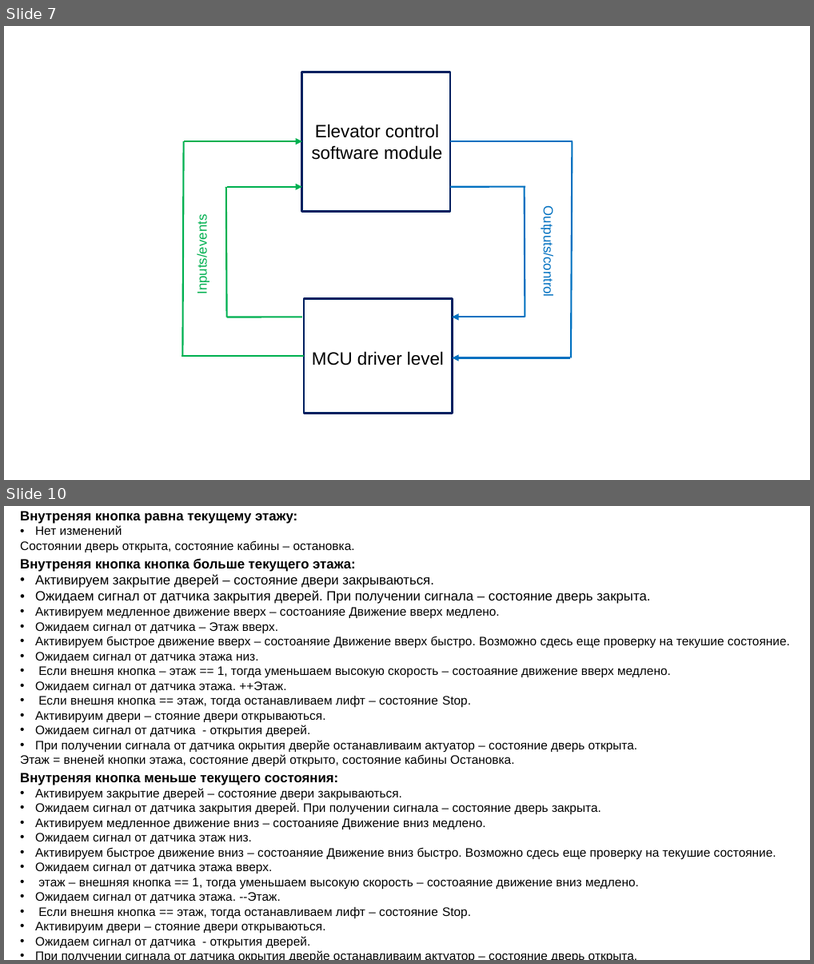
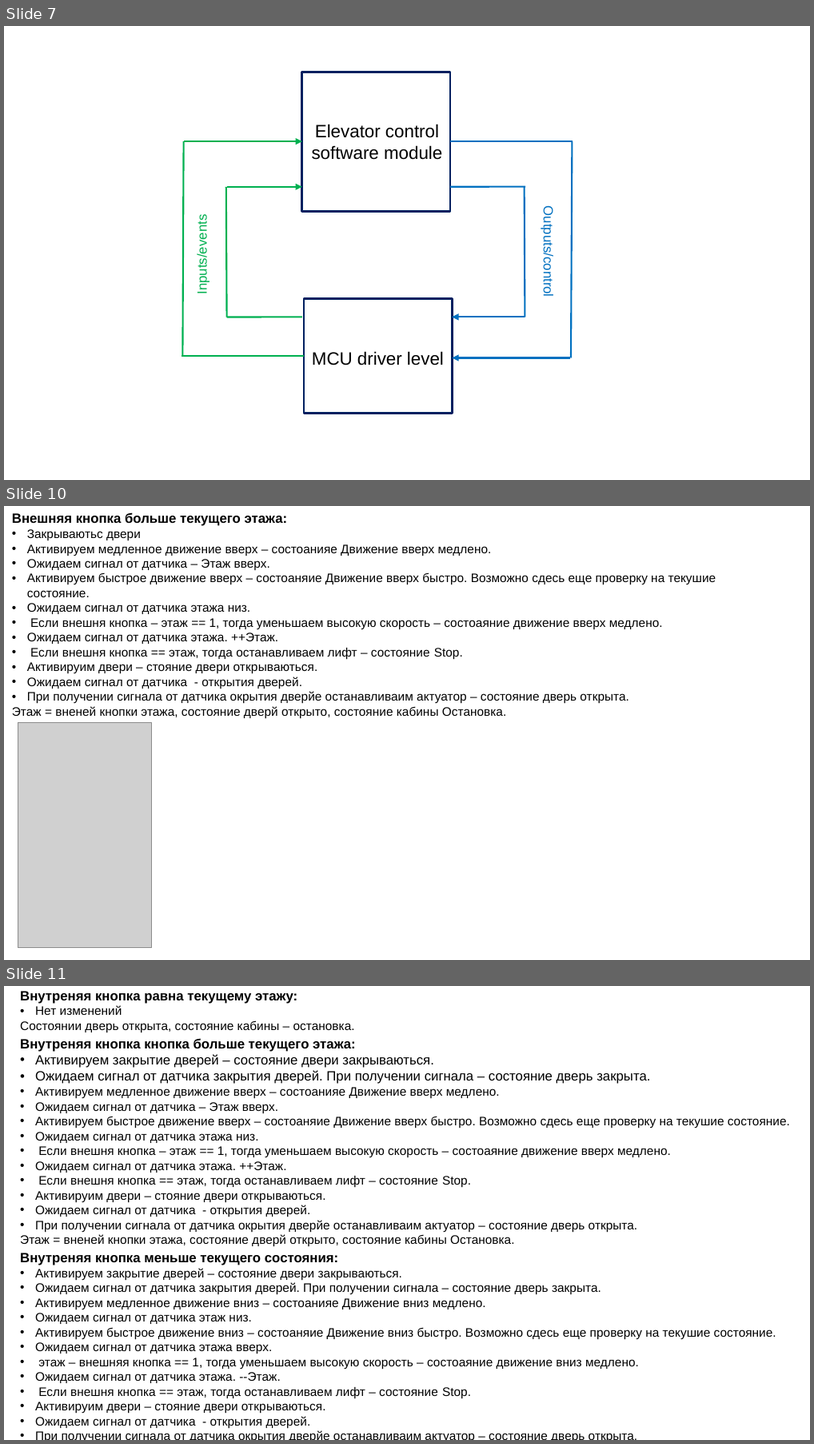
Before and after one commit to OleksandrIvanov88/EmbeddedProCamp, a slide deck: ElevatorControl/Presentation.pptx. Shown one above the other, each under a label of ours: slides 7 and 10 before the commit, slides 7, 10 and 11 after it; the slides between them are not shown. The pictures are 814x964 and 814x1444 pixels, drawn with LibreOffice and Linux fonts; fonts in the diff are those of the drawing; grey boxes stand for pictures. Boxes give left, top, right and bottom in pixels: in the first picture for what was removed or moved away, otherwise in the second. Text is boxed around its words. In the diff, an @@ line names an element or a change of style, - is before the commit and + after.

```diff
--- a/ElevatorControl/Presentation.pptx
+++ b/ElevatorControl/Presentation.pptx
@@ slide 10 added at [4, 506, 810, 960], background #FFFFFF @@
@@ text added at [12, 512, 717, 718], 11 pt, text #000000 @@
+Внешняя кнопка больше текущего этажа:
+• Закрываютьс двери
+• Активируем медленное движение вверх – состоанияе Движение вверх медлено.
+• Ожидаем сигнал от датчика – Этаж вверх.
+• Активируем быстрое движение вверх – состоаняие Движение вверх быстро. Возможно сдесь еще проверку на текушие состояние.
+• Ожидаем сигнал от датчика этажа низ.
+• Если внешня кнопка – этаж == 1, тогда уменьшаем высокую скорость – состоаяние движение вверх медлено.
+• Ожидаем сигнал от датчика этажа. ++Этаж.
+• Если внешня кнопка == этаж, тогда останавливаем лифт – состояние Stop.
+• Активируим двери – стояние двери открываються.
+• Ожидаем сигнал от датчика - открытия дверей.
+• При получении сигнала от датчика окрытия дверйе останавливаим актуатор – состояние дверь открыта.
+Этаж = вненей кнопки этажа, состояние дверй открыто, состояние кабины Остановка.
@@ picture added at [18, 723, 152, 947] @@
@@ what was slide 10 is now slide 11 @@
```
Also in this commit, not shown: 2 slides changed, 6 other files.
